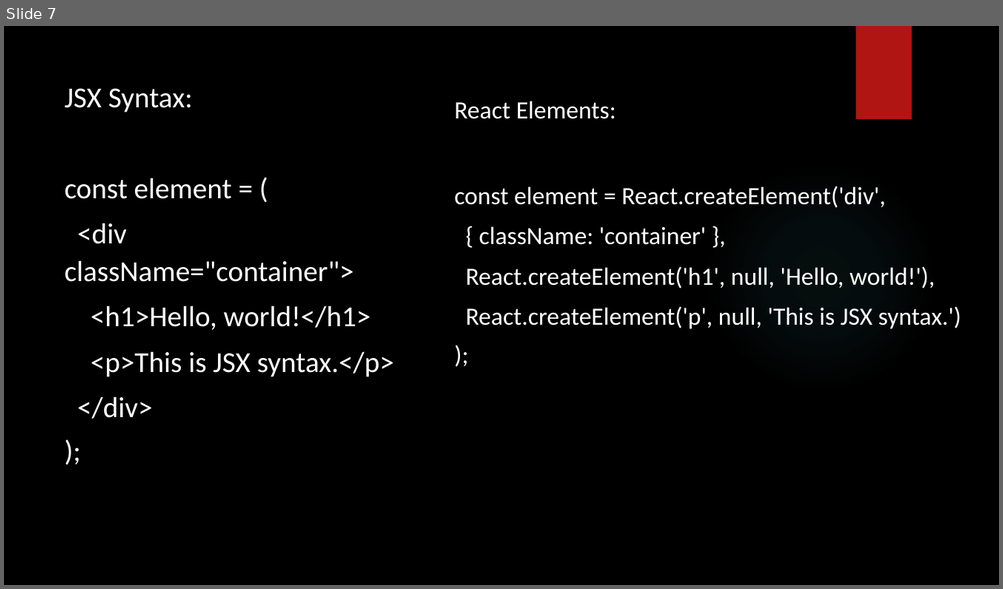
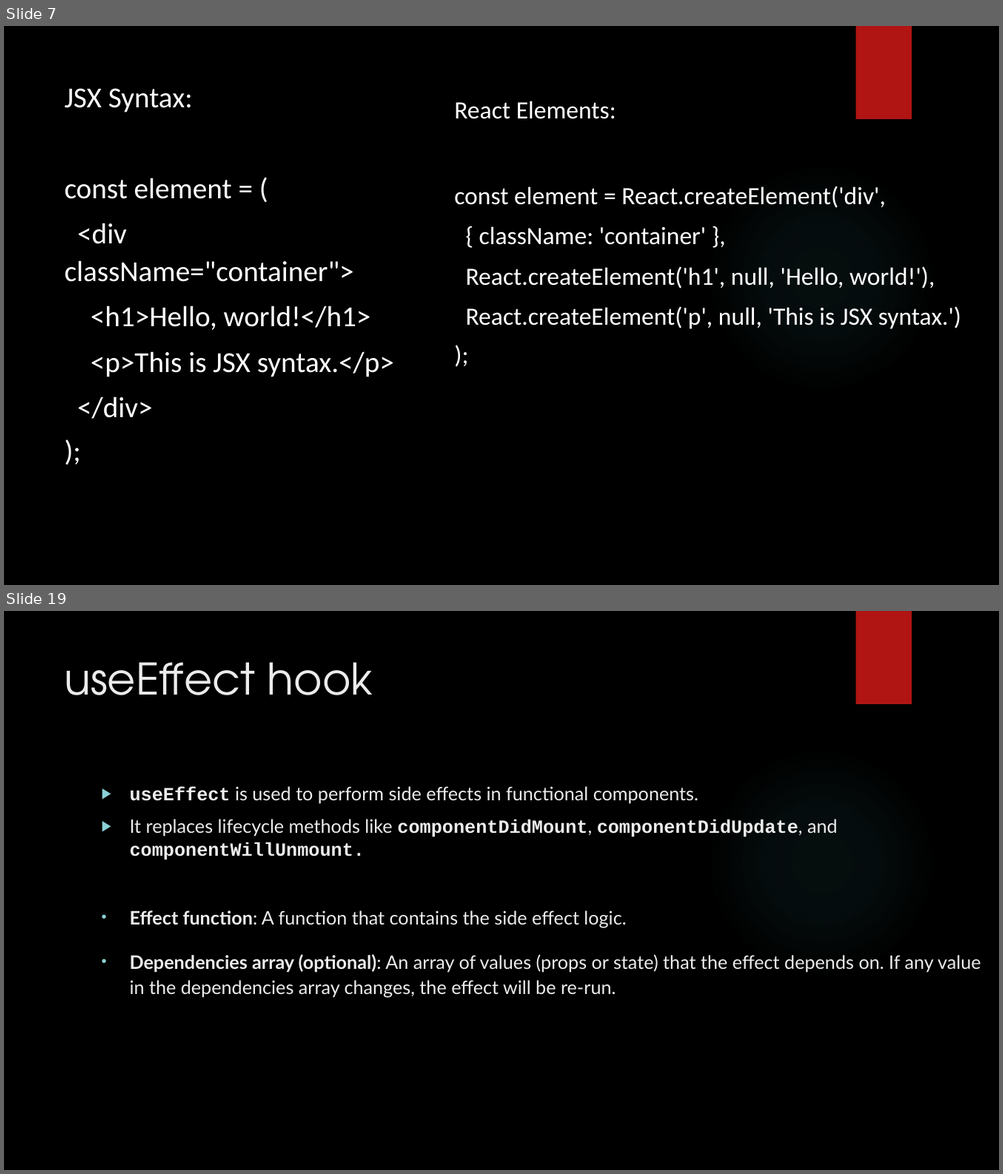
Before and after one commit to onkarbhawar111/React-batch-7-Oct, a slide deck: React PPT.pptx. Shown one above the other, each under a label of ours: slide 7 before the commit, slides 7 and 19 after it; the slides between them are not shown. The pictures are 1003x589 and 1003x1174 pixels, drawn with LibreOffice and Linux fonts; fonts in the diff are those of the drawing; background and template pictures are left out. Boxes give left, top, right and bottom in pixels: in the first picture for what was removed or moved away, otherwise in the second. Text is boxed around its words. In the diff, an @@ line names an element or a change of style, - is before the commit and + after.

```diff
--- a/React PPT.pptx
+++ b/React PPT.pptx
@@ slide 19 added at (4, 611, 999, 1170), background picture (left out); not listed: 2 template elements that a slide beside it also shows @@
@@ title added at (64, 662, 373, 695), 42 pt, text #EBEBEB @@
+useEffect hook
@@ text added at (130, 786, 981, 998), 18 pt, text #ECECEC @@
+▶ useEffect is used to perform side effects in functional components.
+▶ It replaces lifecycle methods like componentDidMount, componentDidUpdate, and componentWillUnmount.
+• Effect function: A function that contains the side effect logic.
+• Dependencies array (optional): An array of values (props or state) that the effect depends on. If any value in the dependencies array changes, the effect will be re-run.
```
Also in this commit, not shown: 15 other slides added, 7 other files.
